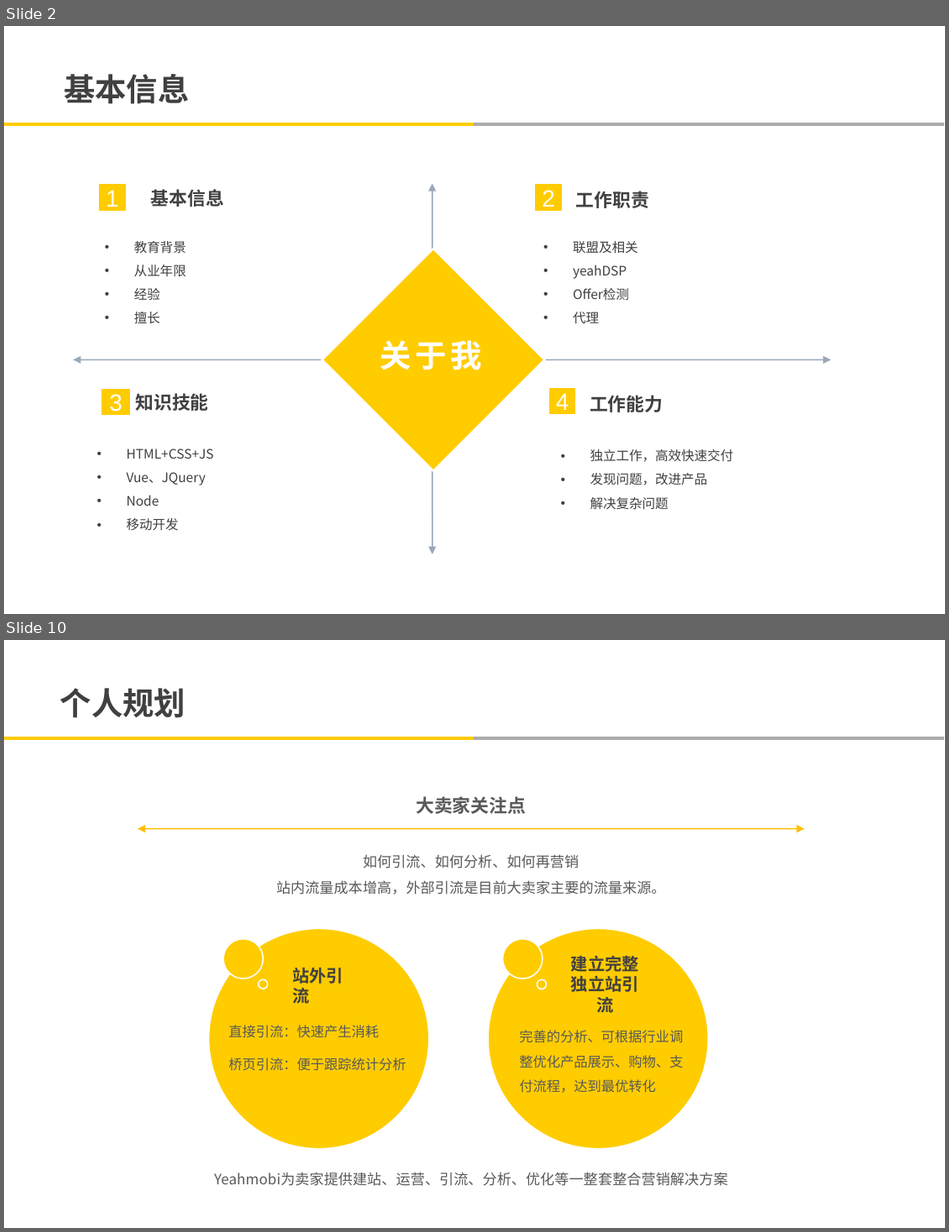
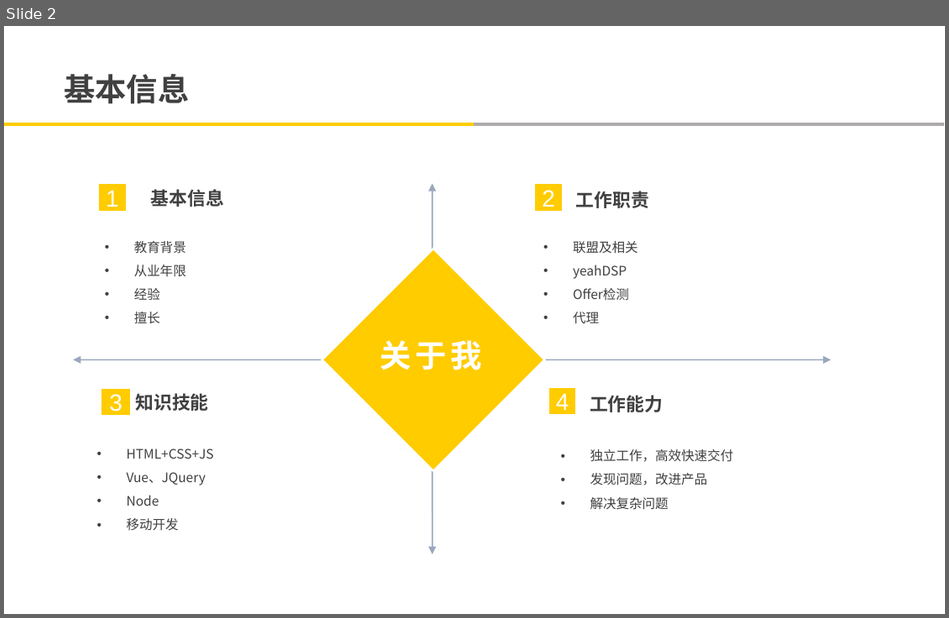
Before and after one commit to yian529/elaine, a slide deck: 申请/马爱莲-广告平台BU-国际业务部-产品技术组-申请职级T5.pptx. Shown one above the other, each under a label of ours: slides 2 and 10 before the commit, slide 2 after it; the slides between them are not shown. The pictures are 949x1232 and 949x618 pixels, drawn with LibreOffice and Linux fonts; fonts in the diff are those of the drawing; background and template pictures are left out. Boxes give left, top, right and bottom in pixels: in the first picture for what was removed or moved away, otherwise in the second. Text is boxed around its words. In the diff, an @@ line names an element or a change of style, - is before the commit and + after.

```diff
--- a/申请/马爱莲-广告平台BU-国际业务部-产品技术组-申请职级T5.pptx
+++ b/申请/马爱莲-广告平台BU-国际业务部-产品技术组-申请职级T5.pptx
@@ slide 10 removed at bbox=[4, 640, 945, 1228], background #FFFFFF; not listed: 2 template elements that a slide beside it also shows @@
@@ text removed at bbox=[60, 688, 185, 718] @@
-个人规划
@@ text removed at bbox=[276, 796, 666, 895] @@
-大卖家关注点
-如何引流、如何分析、如何再营销
-站内流量成本增高，外部引流是目前大卖家主要的流量来源。
@@ double arrow removed from (138, 829) to (805, 829) @@
@@ group removed at bbox=[209, 929, 708, 1149]: 6 ellipses, 4 texts @@
-站外引流
-建立完整
-独立站引流
-直接引流：快速产生消耗
-桥页引流：便于跟踪统计分析
-完善的分析、可根据行业调整优化产品展示、购物、支付流程，达到最优转化
@@ text removed at bbox=[214, 1172, 728, 1186] @@
-Yeahmobi为卖家提供建站、运营、引流、分析、优化等一整套整合营销解决方案
```
Also in this commit, not shown: 3 slides changed, 3 slides added, 6 other slides removed, 1 other file.
